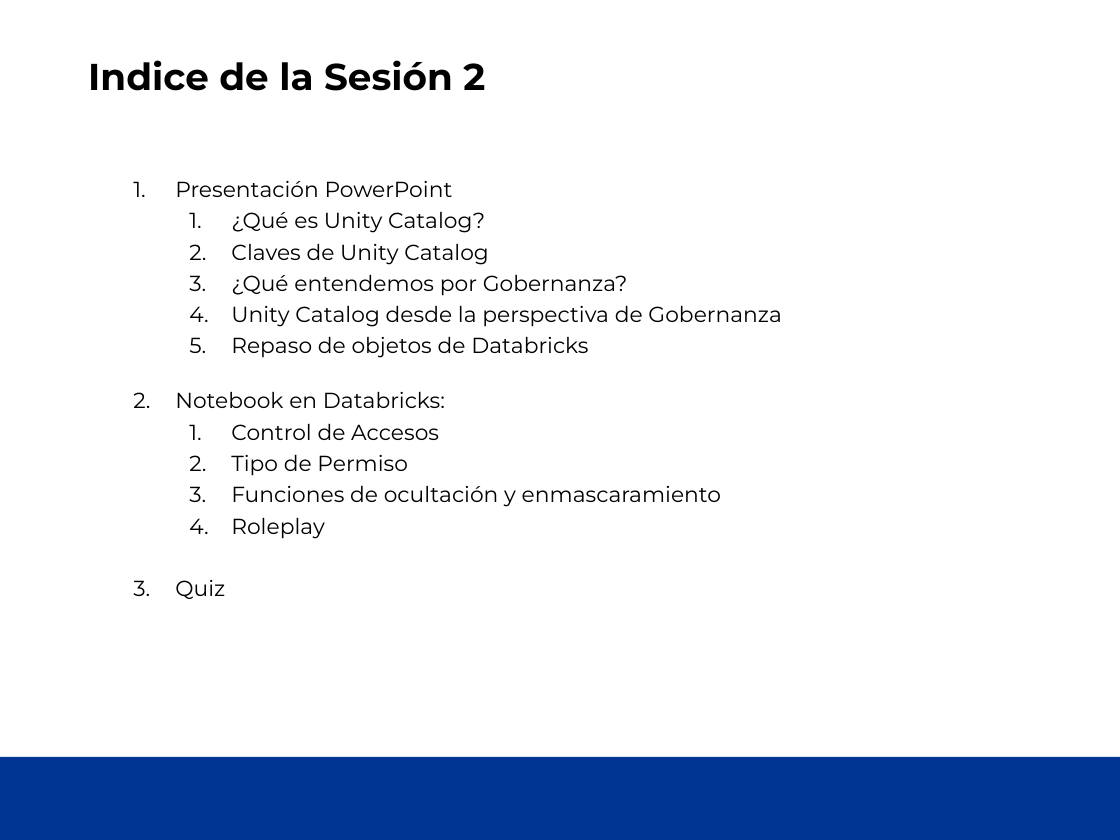
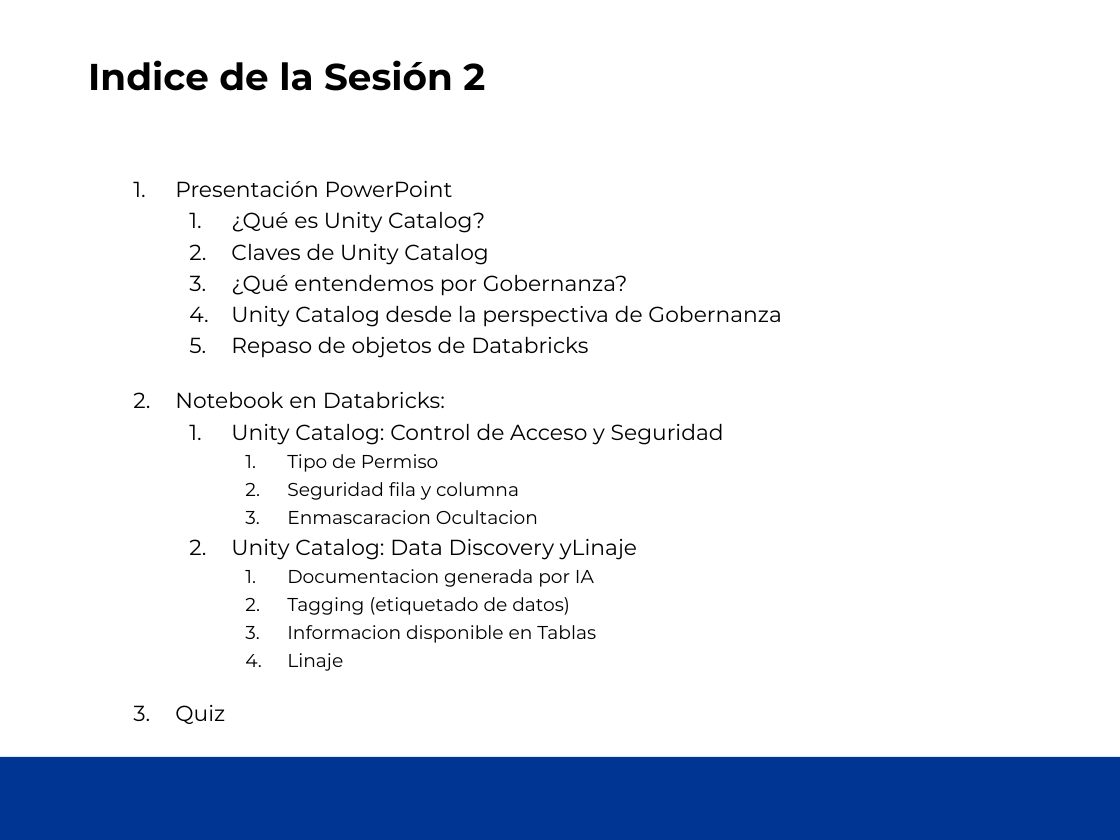
Before and after one commit to cpl-ceste/databricks_governance, a slide deck: slide 2 of UC_Course_Sesion2/UCDatabrick - Sesion 2.pptx. Drawn at 1120x840 pixels with LibreOffice and Linux fonts; fonts in the diff are those of the drawing; background and template pictures are left out. Boxes give left, top, right and bottom in pixels: in the first picture for what was removed or moved away, otherwise in the second. Text is boxed around its words. In the diff, an @@ line names an element or a change of style, - is before the commit and + after.

```diff
--- a/UC_Course_Sesion2/UCDatabrick - Sesion 2.pptx
+++ b/UC_Course_Sesion2/UCDatabrick - Sesion 2.pptx
@@ text at [231, 423, 724, 445]: text changed @@
-    1. Control de Accesos
+    1. Unity Catalog: Control de Acceso y Seguridad
@@ text at [287, 454, 438, 472]: size 14 to 12 pt in "Tipo de Permiso"; list level 3 to 4 in "Tipo de Permiso" @@
@@ text at [287, 482, 596, 671]: text changed; size 14 to 12 pt @@
-    3. Funciones de ocultación y enmascaramiento
-    4. Roleplay
+      2. Seguridad fila y columna
+      3. Enmascaracion Ocultacion
+    2. Unity Catalog: Data Discovery yLinaje
+      1. Documentacion generada por IA
+      2. Tagging (etiquetado de datos)
+      3. Informacion disponible en Tablas
+      4. Linaje
```
